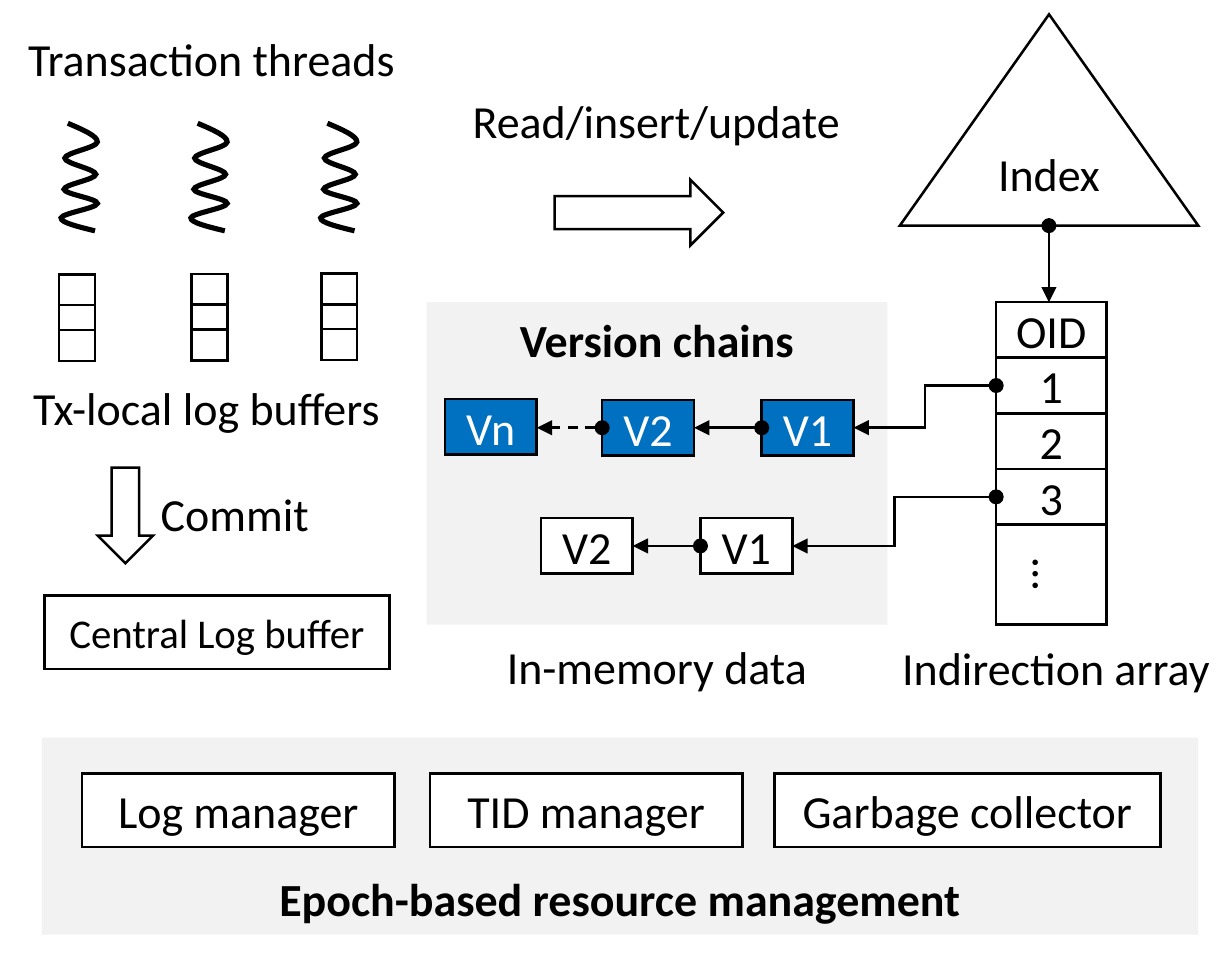
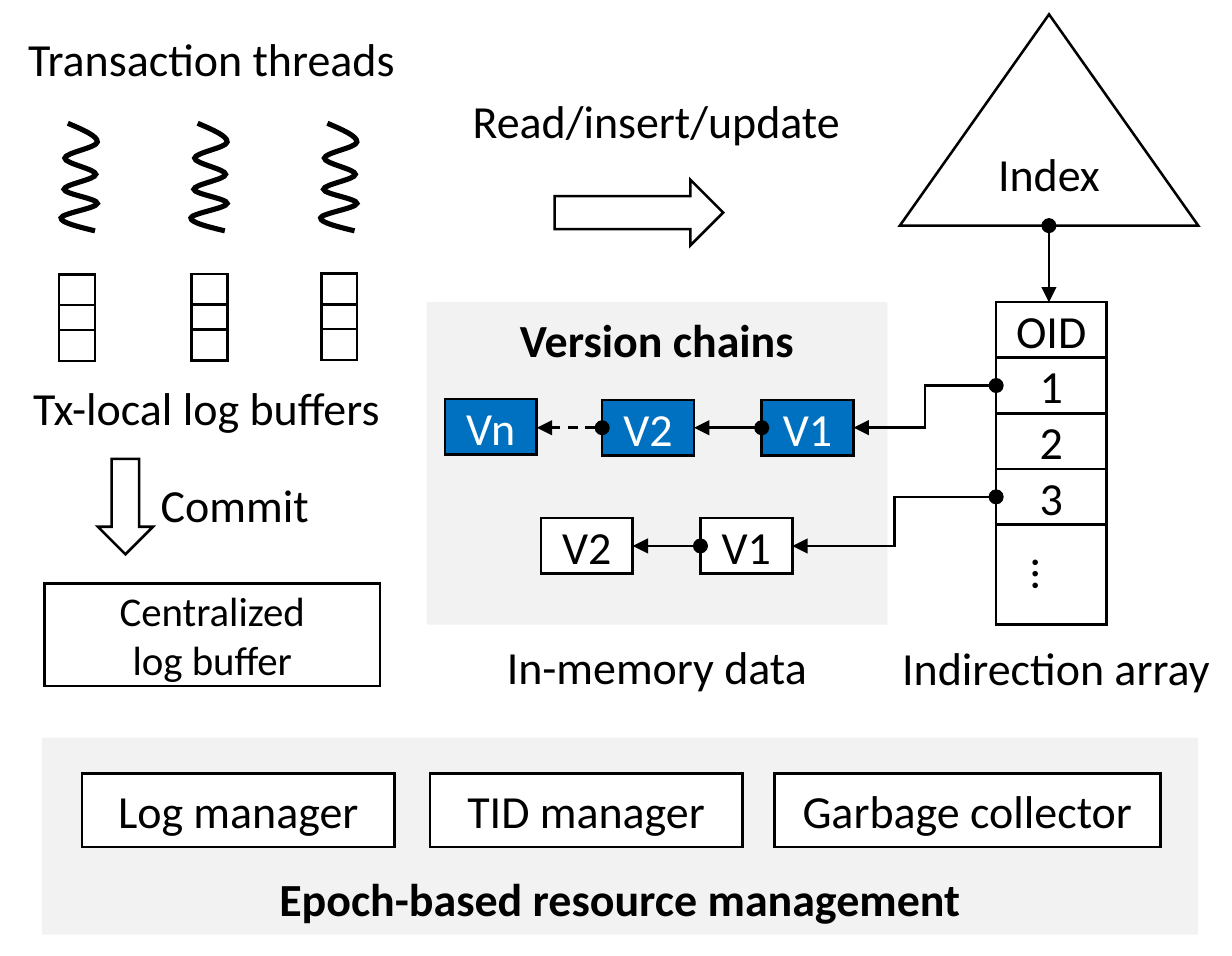
Before and after one commit to sfu-dis/corobase, a slide deck: slide 1 of doc/vldb15/ermia-arch.pptx. Drawn at 1232x956 pixels with LibreOffice and Linux fonts; fonts in the diff are those of the drawing. Boxes give left, top, right and bottom in pixels: in the first picture for what was removed or moved away, otherwise in the second. Text is boxed around its words. In the diff, an @@ line names an element or a change of style, - is before the commit and + after.

```diff
--- a/doc/vldb15/ermia-arch.pptx
+++ b/doc/vldb15/ermia-arch.pptx
@@ right arrow: place and size @@
-right arrow at <box>97,467,153,563</box>
+right arrow at <box>97,460,153,555</box>
@@ text "Commit": place and size @@
-text "Commit" at <box>161,499,309,532</box>
+text "Commit" at <box>161,490,309,523</box>
@@ rectangle "Centralized": place and size @@
-rectangle "Centralized" at <box>44,596,390,669</box>
+rectangle "Centralized" at <box>44,583,381,686</box>
@@ text in rectangle at <box>120,597,305,686</box>: text changed @@
-Central Log buffer
+Centralized
+log buffer
```
Also in this commit, not shown: 1 other file.
